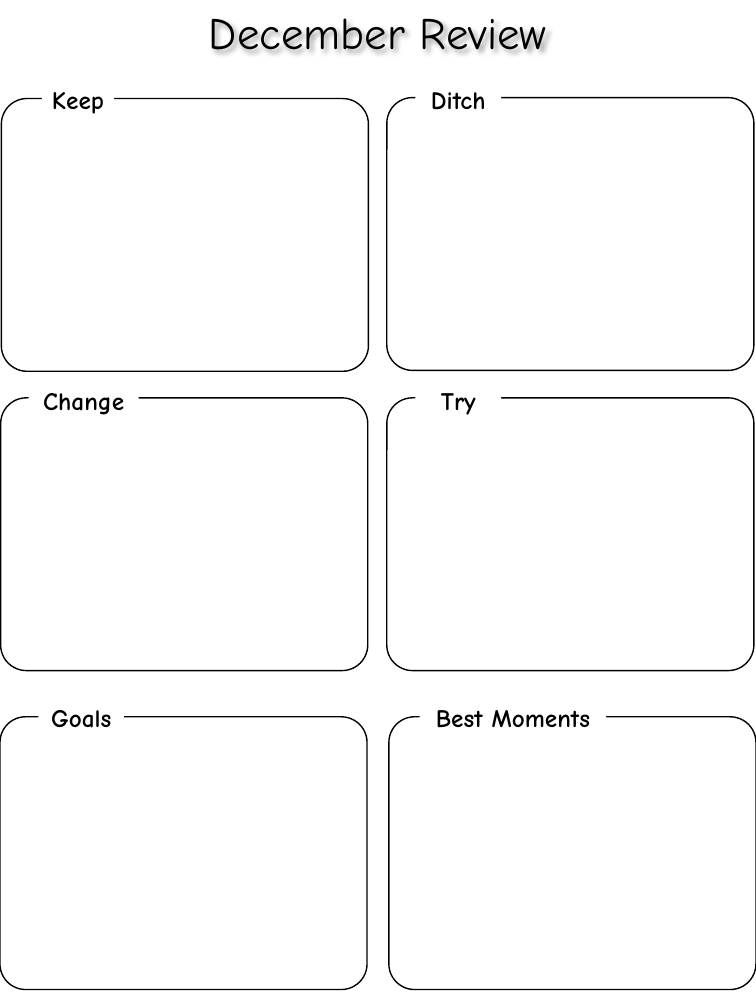
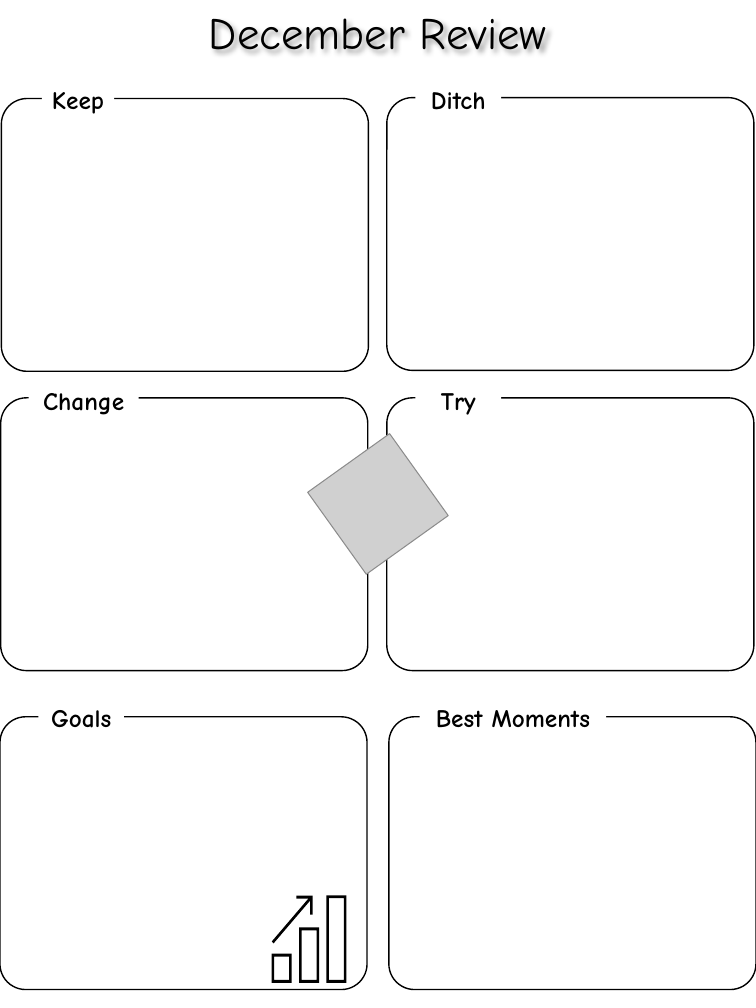
Before and after one commit to cds70409/cds70409.github.io, a slide deck: slide 24 of bujo_printouts.pptx. Drawn at 756x1008 pixels with LibreOffice and Linux fonts; fonts in the diff are those of the drawing; grey boxes stand for pictures. Boxes give left, top, right and bottom in pixels: in the first picture for what was removed or moved away, otherwise in the second. Text is boxed around its words. In the diff, an @@ line names an element or a change of style, - is before the commit and + after.

```diff
--- a/bujo_printouts.pptx
+++ b/bujo_printouts.pptx
@@ picture added at [308,434,448,574] @@
@@ group added at [272,895,347,983]: 4 freeform shapes @@
```
Also in this commit, not shown: 1 other slide changed, 4 slides added.
